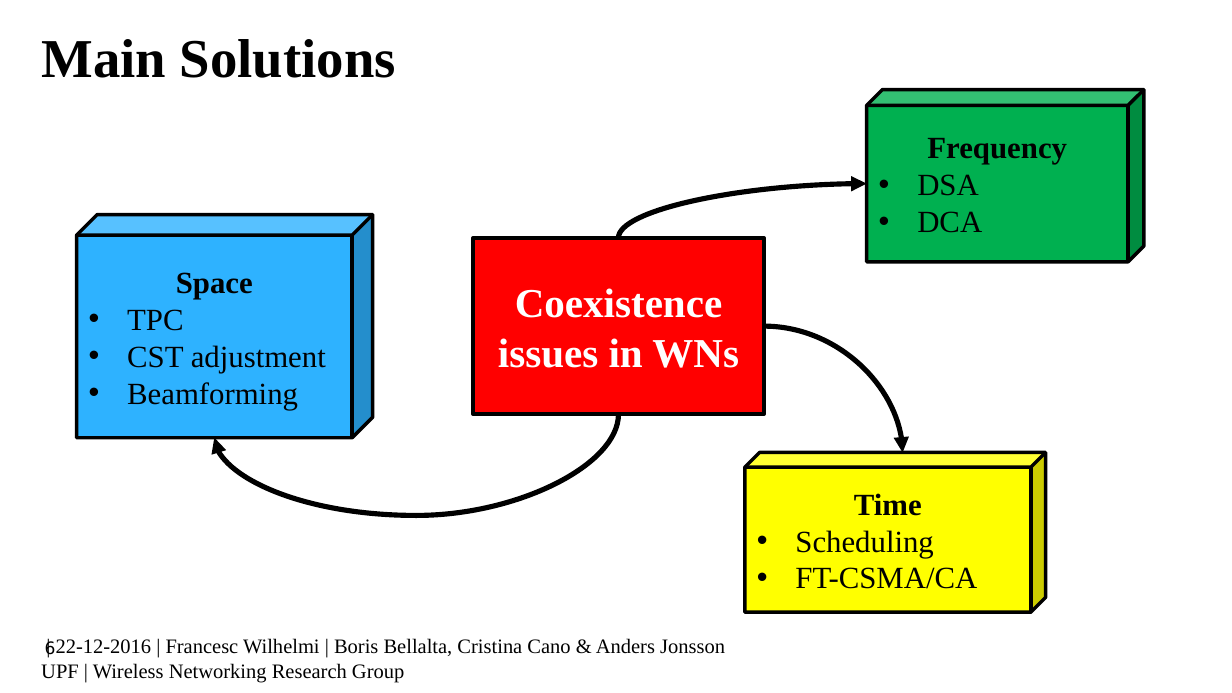
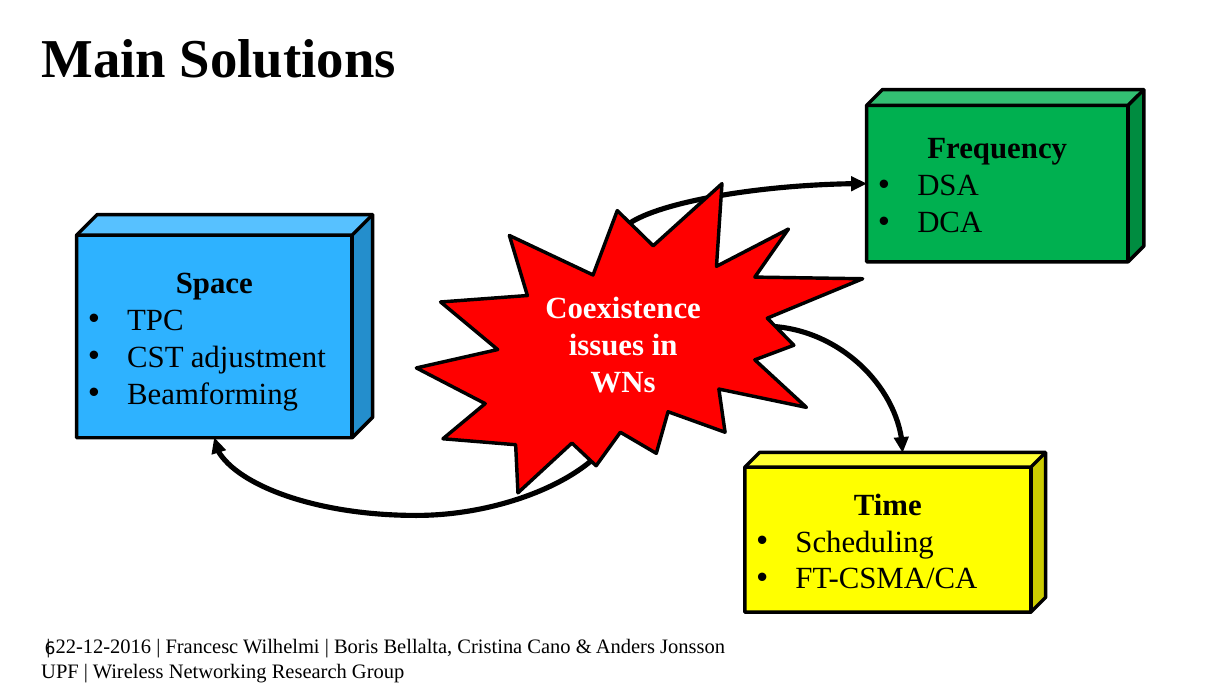
Before and after one commit to BelmY/thesis_proposal, a slide deck: slide 6 of Presentation/thesis_proposal.pptx. Drawn at 1232x693 pixels with LibreOffice and Linux fonts; fonts in the diff are those of the drawing; background and template pictures are left out. Boxes give left, top, right and bottom in pixels: in the first picture for what was removed or moved away, otherwise in the second. Text is boxed around its words. In the diff, an @@ line names an element or a change of style, - is before the commit and + after.

```diff
--- a/Presentation/thesis_proposal.pptx
+++ b/Presentation/thesis_proposal.pptx
@@ irregular seal "Coexistence issues in WNs": place and size @@
-irregular seal "Coexistence issues in WNs" at box(473, 238, 764, 414)
+irregular seal "Coexistence issues in WNs" at box(416, 184, 862, 493)
@@ irregular seal "Coexistence issues in WNs" at box(416, 184, 862, 493): size 24 to 18 pt; rectangle to irregular seal @@
```
Also in this commit, not shown: 1 other slide changed, 2 slides added, 19 other files.
